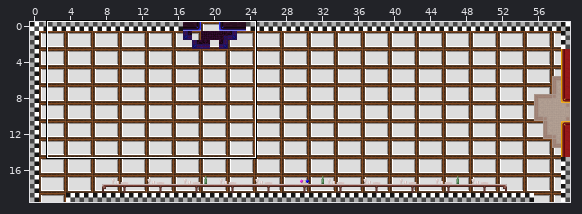
Two states of a Tiled map, Assets/maps/HubRooms/2 - Lower Class Rooms/Kitchen Probably.tmx. Above: a wide view before the commit, with the close-up outlined.
Close-up. As it was:
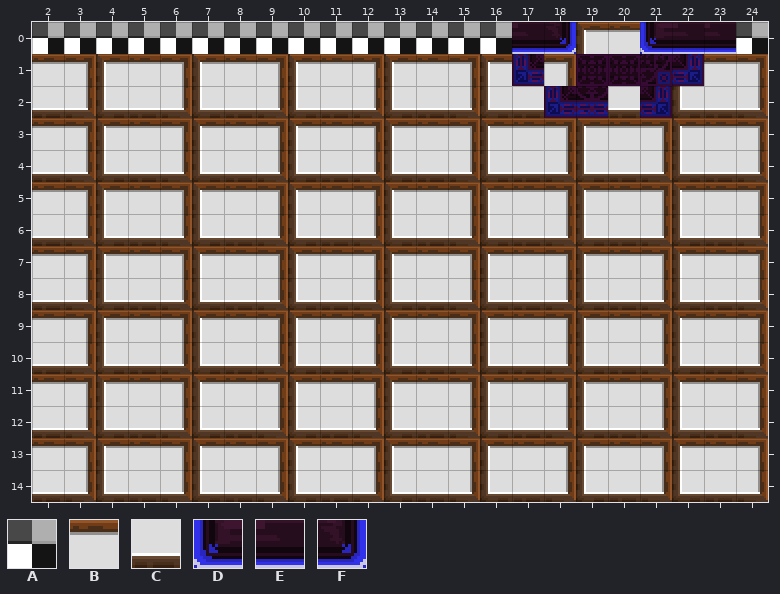
Cells are 16x16 px. Shown: x 2..24, y 0..14.
Key: from "Checkboard tileset": A 11; from "Timberframe Wallstileset": B 1, C 11; from "corrupted_carpet": D 10, E 11, F 12.
_ is an empty cell.
Layers that did not change in this view are not listed.
Layer "ground" before, first column x 2:
 0 AAAAAAAAAAAAAAAEF_BDEEA
 1 _______________________
 2 __________________C____
 3 _______________________
 4 _______________________
 5 _______________________
 6 _______________________
 7 _______________________
 8 _______________________
 9 _______________________
10 _______________________
11 _______________________
12 _______________________
13 _______________________
14 _______________________
The result:
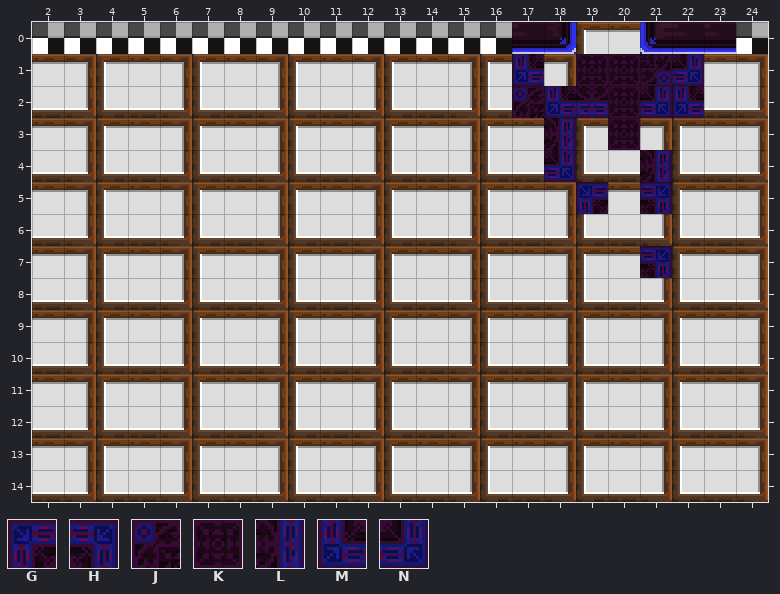
Further tiles: from "corrupted_wall": G 0, H 2, J 3, K 6, L 7, M 10, N 12.
Changes in this commit:
Changed rows in their new state; . is an unchanged cell.
Layer "ground":
first column x 17:
 2 J..K.M
 3 .L.K..
 4 .N..L.
 5 ..G.H.
 7 ....H.
